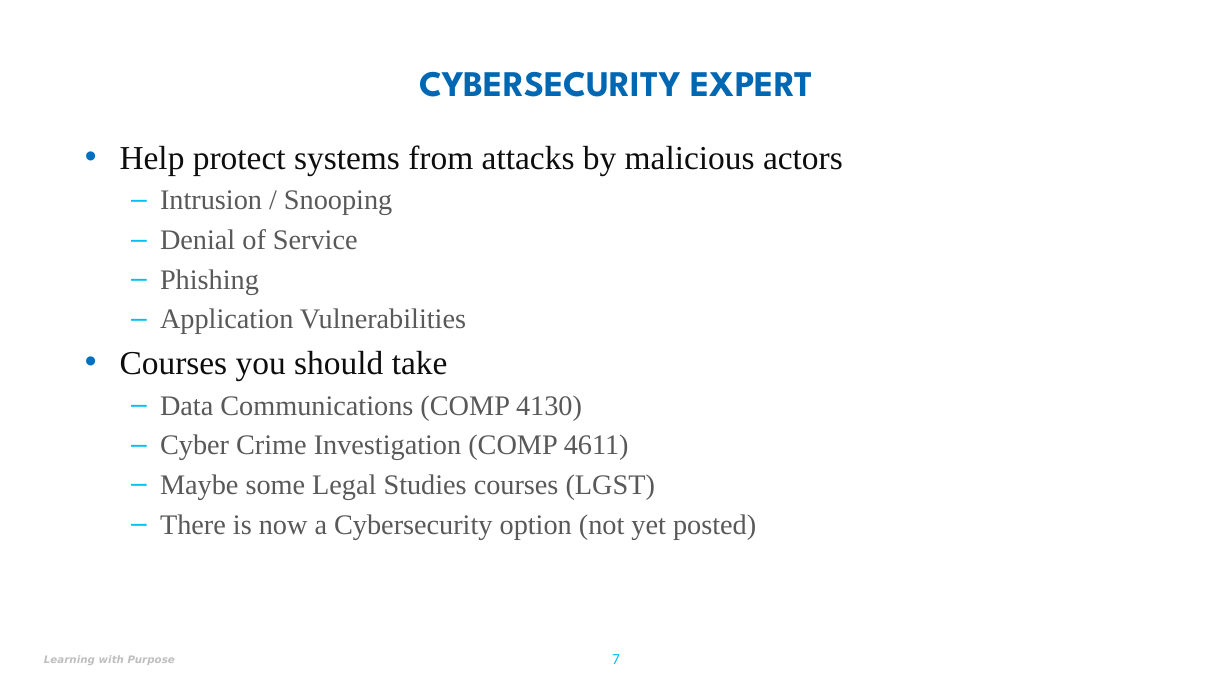
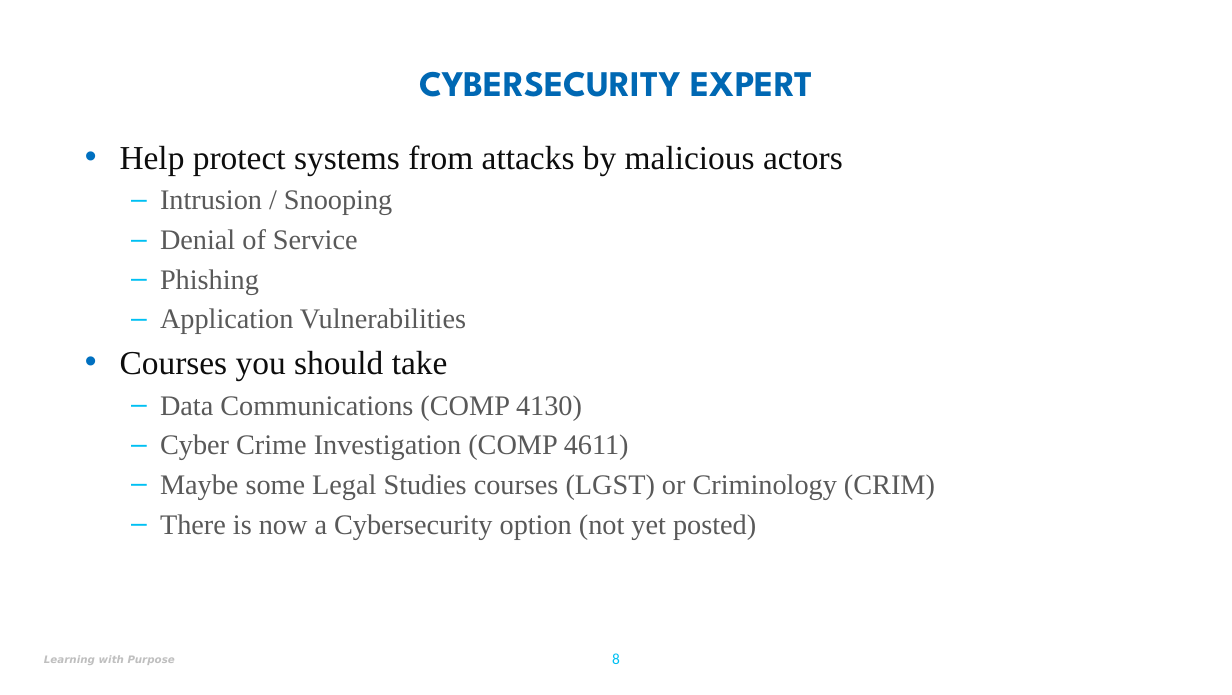
Before and after one commit to jdalyuml/fys-cs, a slide deck: slide 8 of notes/Week8-career-trajectories.pptx (slide 7 before the commit). Drawn at 1232x695 pixels with LibreOffice and Linux fonts; fonts in the diff are those of the drawing; background and template pictures are left out. Boxes give left, top, right and bottom in pixels: in the first picture for what was removed or moved away, otherwise in the second. Text is boxed around its words. In the diff, an @@ line names an element or a change of style, - is before the commit and + after.

```diff
--- a/notes/Week8-career-trajectories.pptx
+++ b/notes/Week8-career-trajectories.pptx
@@ text at [160, 474, 935, 499]: text changed @@
-  – Maybe some Legal Studies courses (LGST)
+  – Maybe some Legal Studies courses (LGST) or Criminology (CRIM)
@@ page number at [612, 653, 620, 664]: text changed @@
-7
+8
```
Also in this commit, not shown: 1 slide added, 4 other files.
